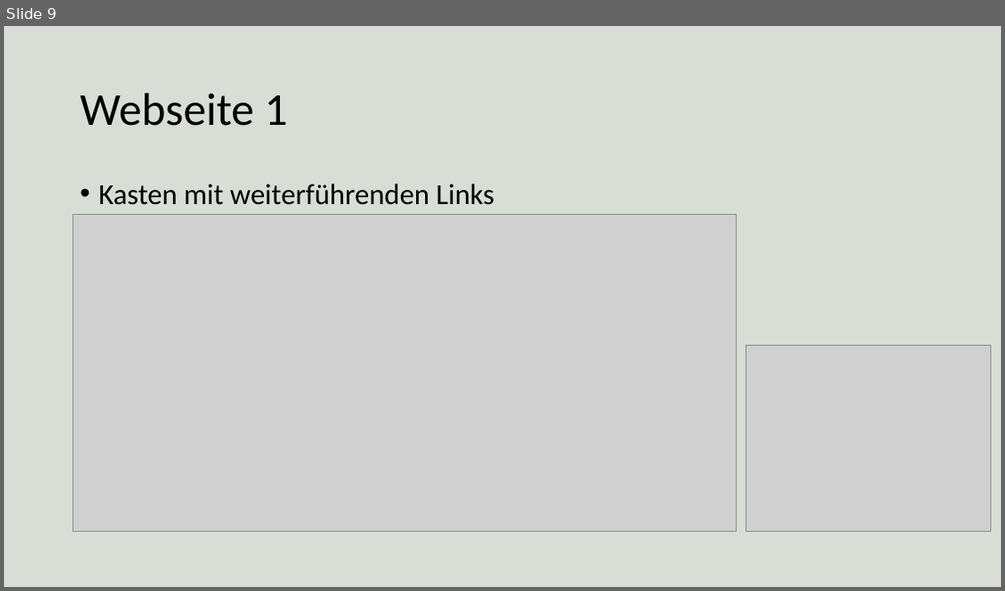
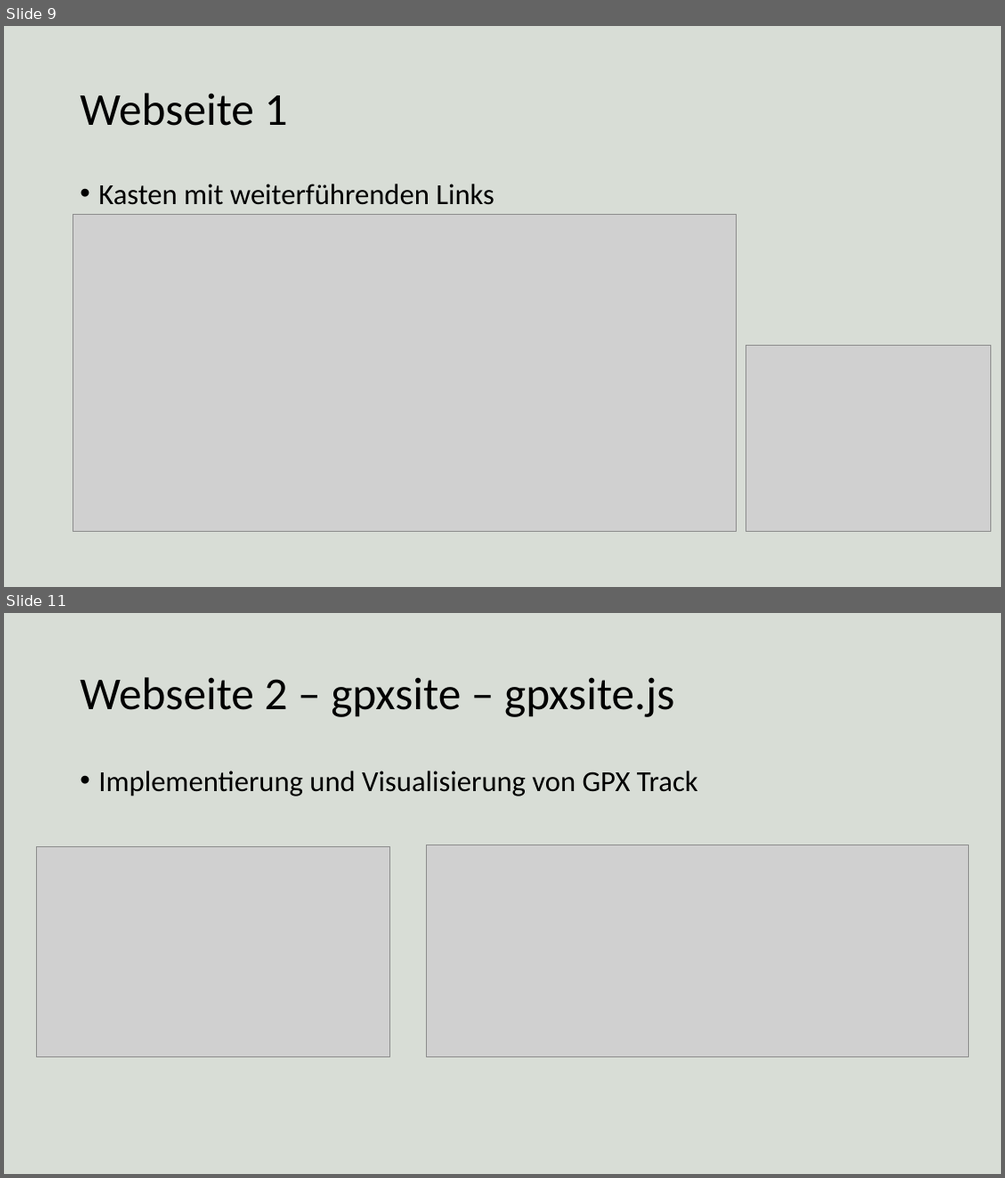
Before and after one commit to MoTouLaTirol/MoTouLaTirol.github.io, a slide deck: folien.pptx. Shown one above the other, each under a label of ours: slide 9 before the commit, slides 9 and 11 after it; the slides between them are not shown. The pictures are 1005x591 and 1005x1178 pixels, drawn with LibreOffice and Linux fonts; fonts in the diff are those of the drawing; grey boxes stand for pictures. Boxes give left, top, right and bottom in pixels: in the first picture for what was removed or moved away, otherwise in the second. Text is boxed around its words. In the diff, an @@ line names an element or a change of style, - is before the commit and + after.

```diff
--- a/folien.pptx
+++ b/folien.pptx
@@ slide 11 added at (4,613,1001,1174), background #3D5933 at 20% opacity @@
@@ title added at (80,677,674,717), 44 pt, text #000000 @@
+Webseite 2 – gpxsite – gpxsite.js
@@ text added at (98,771,698,796), 28 pt, text #000000 @@
+• Implementierung und Visualisierung von GPX Track
@@ picture added at (37,846,390,1057) @@
@@ picture added at (426,844,968,1057) @@
```
Also in this commit, not shown: 4 other slides added, 1 slide removed.
